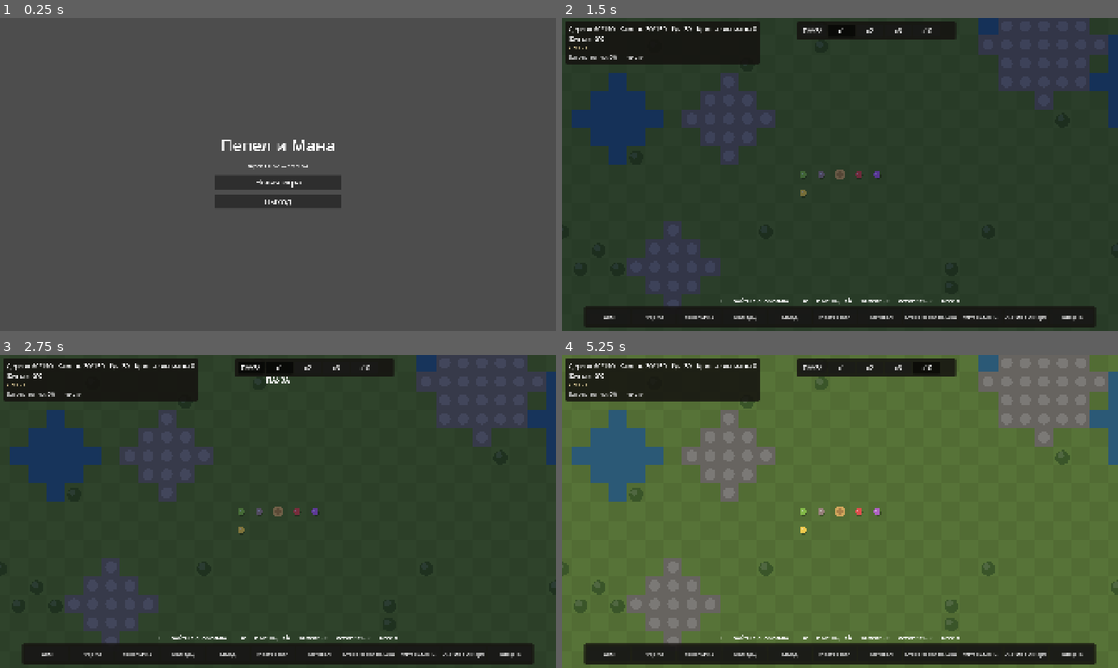
Above: before the commit, frames 1-4 (two rows, left to right).
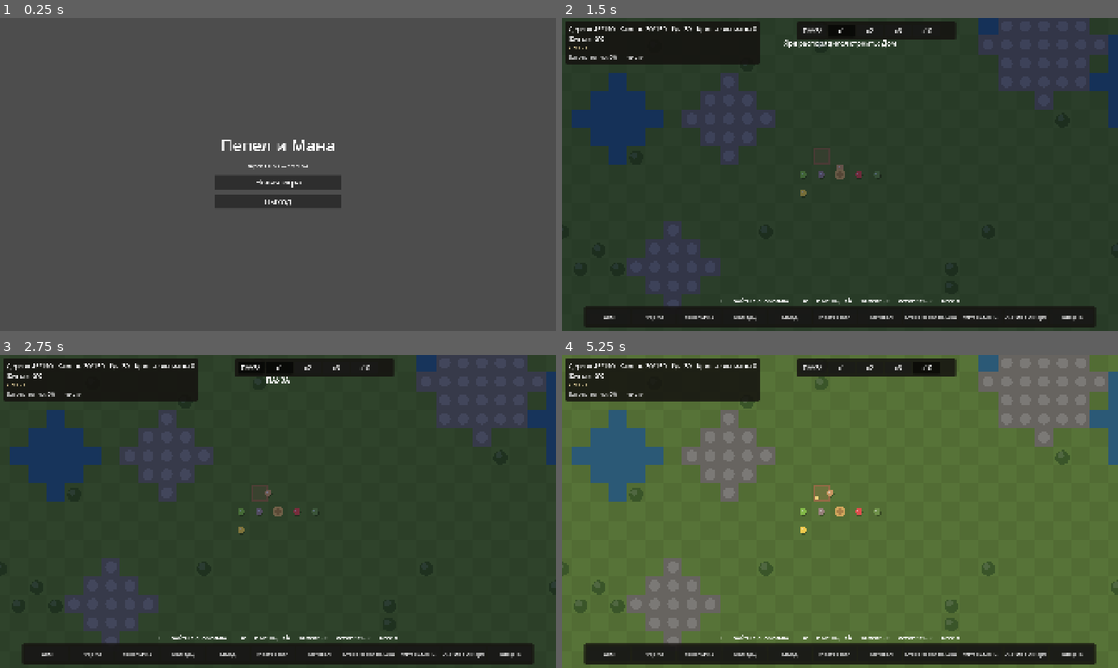
Above: after the commit, the same moments.

Repository: SDVGames-Studio/pepel-i-mana
Game: Godot game, scene res://scenes/main_menu.tscn
Same seed, same stepped clock (60 frames per second), same inputs: the game is played once before the commit and once after it.
Inputs:
- Up to frame 1 (0.25 s): no input
- Up to frame 2 (1.5 s): click "Новая игра" at 0.5 s; click "Основать город" at 1.25 s
- Up to frame 3 (2.75 s): click "ПАУЗА" at 2 s
- Up to frame 4 (5.25 s): click "x1" at 2.75 s; click "x2" at 3.5 s; click "x3" at 4.25 s; click "x10" at 5 s

The runs differ from the first frame. In frame 1, less than 0.1% of the frame differs, in the area x 49-51%, y 47-48%; in frame 2, 0.3%, in the area x 5-61%, y 2-52%; in frame 3, 0.1%; in frame 4, 0.2%.

Commit message:
M4: название здания при наведении (тултип у курсора), стройка с первого дня, поле эффективнее — ферма 16 еды/день и 2 фермы в плане; 592 теста; v0.6.3

Diff:
--- a/data/city.json
+++ b/data/city.json
@@ -18,7 +18,7 @@
 	"pop_per_house": 2,
 	"mayor_pop": 15,
 	"tavern": {"food_per_day": 8.0, "mood": 12.0},
-	"autobuild_plan": ["sawmill", "farm", "farm", "house", "well", "warehouse", "workshop", "farm", "house", "house", "healer_hut", "tavern", "altar"],
+	"autobuild_plan": ["sawmill", "farm", "farm", "house", "well", "warehouse", "workshop", "house", "house", "healer_hut", "tavern", "altar"],
 	"storage_base": 150,
 	"storage_per_warehouse": 200,
 	"altar_boost": 1.1,
@@ -80,7 +80,7 @@
 	],
 	"buildings": [
 		{"id": "house", "loc": "bld.house", "desc": "bld.desc.house", "color": "#c78d5b", "cost": {"wood": 15}, "build_work": 20, "effect": "pop"},
-		{"id": "farm", "loc": "bld.farm", "desc": "bld.desc.farm", "color": "#7cb342", "cost": {"wood": 10}, "build_work": 20, "worker": "farmer", "produce": {"res": "food", "per_day": 12}},
+		{"id": "farm", "loc": "bld.farm", "desc": "bld.desc.farm", "color": "#7cb342", "cost": {"wood": 10}, "build_work": 20, "worker": "farmer", "produce": {"res": "food", "per_day": 16}},
 		{"id": "sawmill", "loc": "bld.sawmill", "desc": "bld.desc.sawmill", "color": "#8d6e63", "cost": {"wood": 5, "stone": 5}, "build_work": 25, "worker": "lumberjack", "produce": {"res": "wood", "per_day": 6}},
 		{"id": "well", "loc": "bld.well", "desc": "bld.desc.well", "color": "#4fc3f7", "cost": {"stone": 10}, "build_work": 15, "effect": "sleep"},
 		{"id": "warehouse", "loc": "bld.warehouse", "desc": "bld.desc.warehouse", "color": "#ffb74d", "cost": {"wood": 15, "stone": 5}, "build_work": 25, "effect": "storage"},
--- a/data/version.json
+++ b/data/version.json
@@ -1,4 +1,4 @@
 {
-	"version": "0.6.2",
+	"version": "0.6.3",
 	"stage": "M4"
 }
--- a/loc/ru.json
+++ b/loc/ru.json
@@ -58,6 +58,8 @@
 	"chron.autobuild": "%s распорядился построить: %s",
 	"city.promoted_toast": "%s — новый староста города",
 	"chron.promoted": "%s стал новым старостой",
+	"city.hover_site": "%s — стройка %d%%",
+	"city.hover_stun": "%s — оглушено дикой магией",
 	"city.refugee_came": "Беженец %s присоединился к городу",
 	"city.birth_toast": "Родился ребёнок: %s",
 	"city.grown_toast": "%s вырос — теперь %s",
--- a/scripts/city.gd
+++ b/scripts/city.gd
@@ -133,11 +133,40 @@
 	hud.refresh()
 	_update_daylight()
 	_process_events()
+	_update_hover()
 	_near_anomaly = hero.position.distance_to(map.tile_center_px(map.anomaly_tile)) < map.ts * 1.7
 	if _near_anomaly:
 		hud.set_hint(Loc.t("city.enter_anomaly"))
 	elif build_mode == "":
 		hud.set_hint(_default_hint())
+
+
+## Название здания под курсором — тултип у мыши (просьба заказчика).
+func _update_hover() -> void:
+	if build_mode != "" or enchant_mode != "":
+		hud.set_hover_info("", Vector2.ZERO)
+		return
+	var b: Dictionary = sim.building_at(map.tile_of_px(get_global_mouse_position()))
+	if b.is_empty():
+		hud.set_hover_info("", Vector2.ZERO)
+		return
+	hud.set_hover_info(_hover_text(b), get_viewport().get_mouse_position())
+
+
+func _hover_text(b: Dictionary) -> String:
+	var bld_name := _bld_name(String(b["type"]))
+	if not bool(b["done"]):
+		var work := 1.0
+		for d in cfg["buildings"]:
+			if String(d["id"]) == String(b["type"]):
+				work = float(d["build_work"])
+		var pct := int(clampf(float(b["progress"]) / work * 100.0, 0.0, 100.0))
+		return Loc.t("city.hover_site") % [bld_name, pct]
+	if float(b.get("stun_left", 0.0)) > 0.0:
+		return Loc.t("city.hover_stun") % bld_name
+	if String(b.get("enchant", "")) != "":
+		return "%s • %s" % [bld_name, Loc.t("ench." + String(b["enchant"]))]
+	return bld_name
 
 
 func _process_events() -> void:
--- a/scripts/city_hud.gd
+++ b/scripts/city_hud.gd
@@ -21,6 +21,8 @@
 var _residents_text: RichTextLabel
 var _chron_panel: PanelContainer
 var _chron_text: RichTextLabel
+var _hover_panel: PanelContainer
+var _hover_label: Label
 var _magic_panel: PanelContainer
 var _magic_scroll: ScrollContainer
 var _magic_box: VBoxContainer
@@ -113,6 +115,20 @@
 	_enchant_colors = colors
 
 
+## Подсказка у курсора: название здания под мышью (пустой текст — скрыть).
+func set_hover_info(text: String, screen_pos: Vector2) -> void:
+	if text == "":
+		_hover_panel.visible = false
+		return
+	_hover_label.text = text
+	_hover_panel.reset_size()
+	var viewport_size: Vector2 = _hover_panel.get_viewport_rect().size
+	var pos: Vector2 = screen_pos + Vector2(14, 18)
+	pos = pos.min(viewport_size - _hover_panel.size - Vector2(4, 4))
+	_hover_panel.position = pos
+	_hover_panel.visible = true
+
+
 ## Подсказка под панелью зданий: что выбрано для зачарования.
 func set_enchant_hint(text: String) -> void:
 	_enchant_hint_label.text = text
@@ -360,6 +376,16 @@
 	_toast_label.horizontal_alignment = HORIZONTAL_ALIGNMENT_CENTER
 	_toast_label.grow_horizontal = Control.GROW_DIRECTION_BOTH
 	root.add_child(_toast_label)
+
+	# --- тултип у курсора: название здания под мышью
+	_hover_panel = PanelContainer.new()
+	_hover_panel.add_theme_stylebox_override("panel", _panel_style())
+	_hover_panel.mouse_filter = Control.MOUSE_FILTER_IGNORE
+	_hover_panel.visible = false
+	root.add_child(_hover_panel)
+	_hover_label = _label(16)
+	_hover_label.mouse_filter = Control.MOUSE_FILTER_IGNORE
+	_hover_panel.add_child(_hover_label)
 
 	# --- центр справа: список жителей (Tab)
 	_residents_panel = PanelContainer.new()
--- a/scripts/city_sim.gd
+++ b/scripts/city_sim.gd
@@ -62,7 +62,7 @@
 	_spell_ready = {}
 	_last_event_day = 0
 	chronicle = []
-	_last_daily_day = 1
+	_last_daily_day = 0   # дневные броски (в т.ч. стройка) — с первого дня (заказчик)
 	_event_rng.randomize()
 	_next_id = 1
 	var people_data: Variant = _read_json_file(PEOPLE_CFG_PATH)
--- a/tests/run_all.gd
+++ b/tests/run_all.gd
@@ -65,6 +65,7 @@
 	"city.learned_toast", "chron.learned",
 	"city.autobuild_toast", "chron.autobuild",
 	"city.promoted_toast", "chron.promoted",
+	"city.hover_site", "city.hover_stun",
 	"city.state.manage",
 	"prof.elder", "prof.mayor", "prof.bartender",
 	"bld.tavern", "bld.desc.tavern",
@@ -197,6 +198,9 @@
 		if int(s) == 10:
 			speeds_ok = true
 	_check(speeds_ok, "city.json — есть супер-скорость x10 (M4)")
+	for b in city.get("buildings", []):
+		if b is Dictionary and String(b.get("id", "")) == "farm":
+			_check(int(b["produce"]["per_day"]) == 16, "поле эффективнее: 16 еды в день с работника")
 	var residents_data: Variant = _read_json("res://data/residents.json")
 	_check(residents_data is Dictionary, "residents.json — валидный JSON-словарь")
 	if residents_data is Dictionary:
@@ -320,6 +324,9 @@
 	city_map.generate(7, cfg)
 	var sim = load("res://scripts/city_sim.gd").new()
 	sim.setup(city_map, cfg, 6, level)
+	# в игре дневные броски идут с первого дня; в тестах фиксируем день 1,
+	# чтобы тики строек не вызывали случайно беженцев и событий
+	sim._last_daily_day = 1
 	return sim
 
 
@@ -595,6 +602,11 @@
 		if String(r.get("ail", "")) == "sick":
 			sick_count += 1
 	_check(sick_count > 0, "болезнь случилась (шанс 100%)")
+	_check(not bool(sim_s._healer_ready()), "болеющий лекарь не держит хижину (место освобождено)")
+	healer["ail"] = ""   # лекарь выздоровел и вернулся на пост
+	sim_s._assign_jobs()
+	_check(bool(sim_s._healer_ready()), "выздоровевший лекарь вернулся в хижину")
+	sim_s.people["ailments"]["sick_chance"] = 0.0
 	sim_s.people["ailments"]["healer_recover_chance"] = 1.0
 	sim_s._roll_ailments()
 	var still_sick := 0
@@ -858,6 +870,13 @@
 			gate_broken = true
 	_check(placed_walls > 0, "стены кольца поставлены")
 	_check(not gate_broken, "четыре ворот (С/Ю/З/В) свободны для выхода из крепости")
+
+	# стройка с первого дня (заказчик): первые тики дня 1 уже дают план
+	var sim_d1 := _make_sim()
+	sim_d1._last_daily_day = 0   # как в реальной игре
+	var b_before: int = sim_d1.buildings.size()
+	sim_d1.tick(0.2)
+	_check(sim_d1.buildings.size() > b_before, "староста строит с первого дня")
 
 	# план города: староста строит сразу весь нужный набор по порядку (заказчик)
 	var sim_pl := _make_sim()
Not shown, changed: CHANGELOG_M4.md
